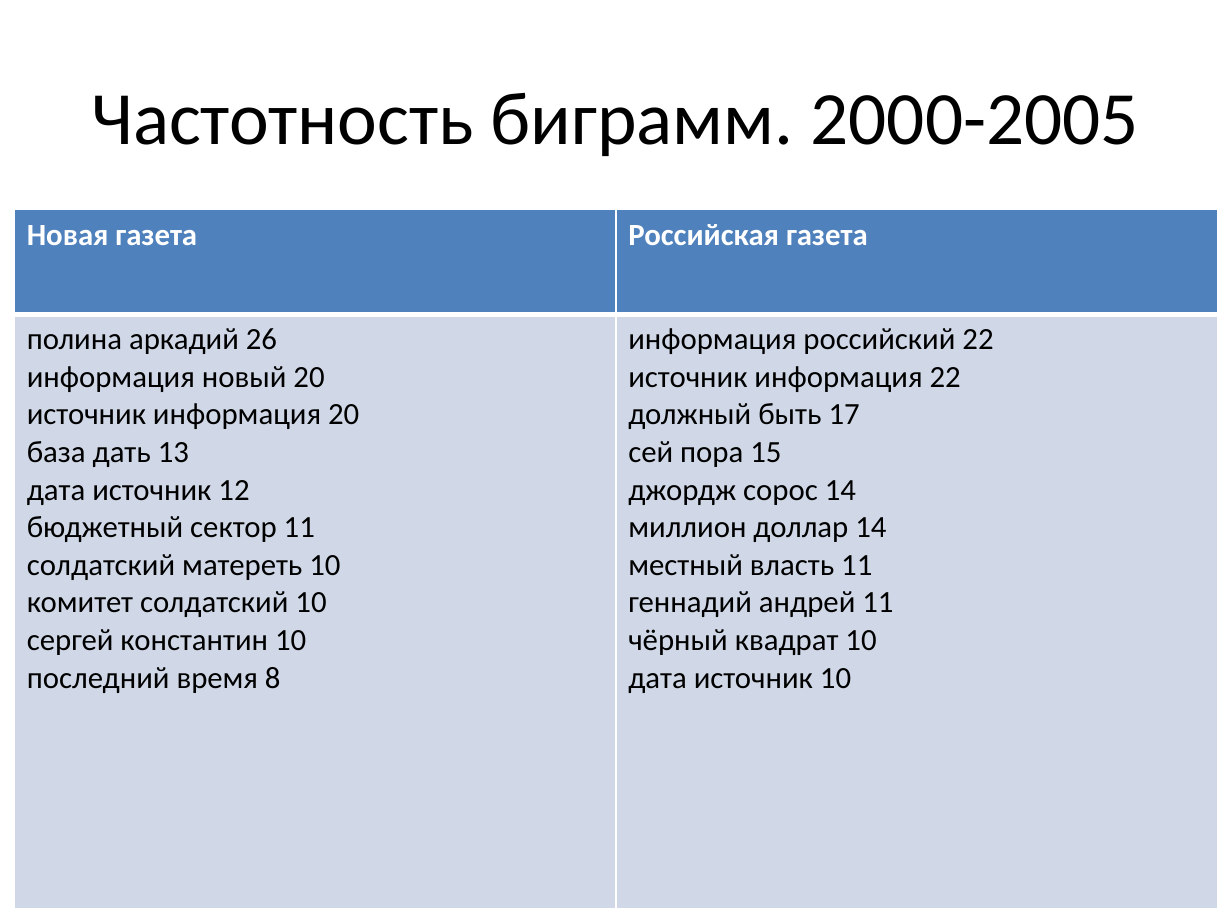
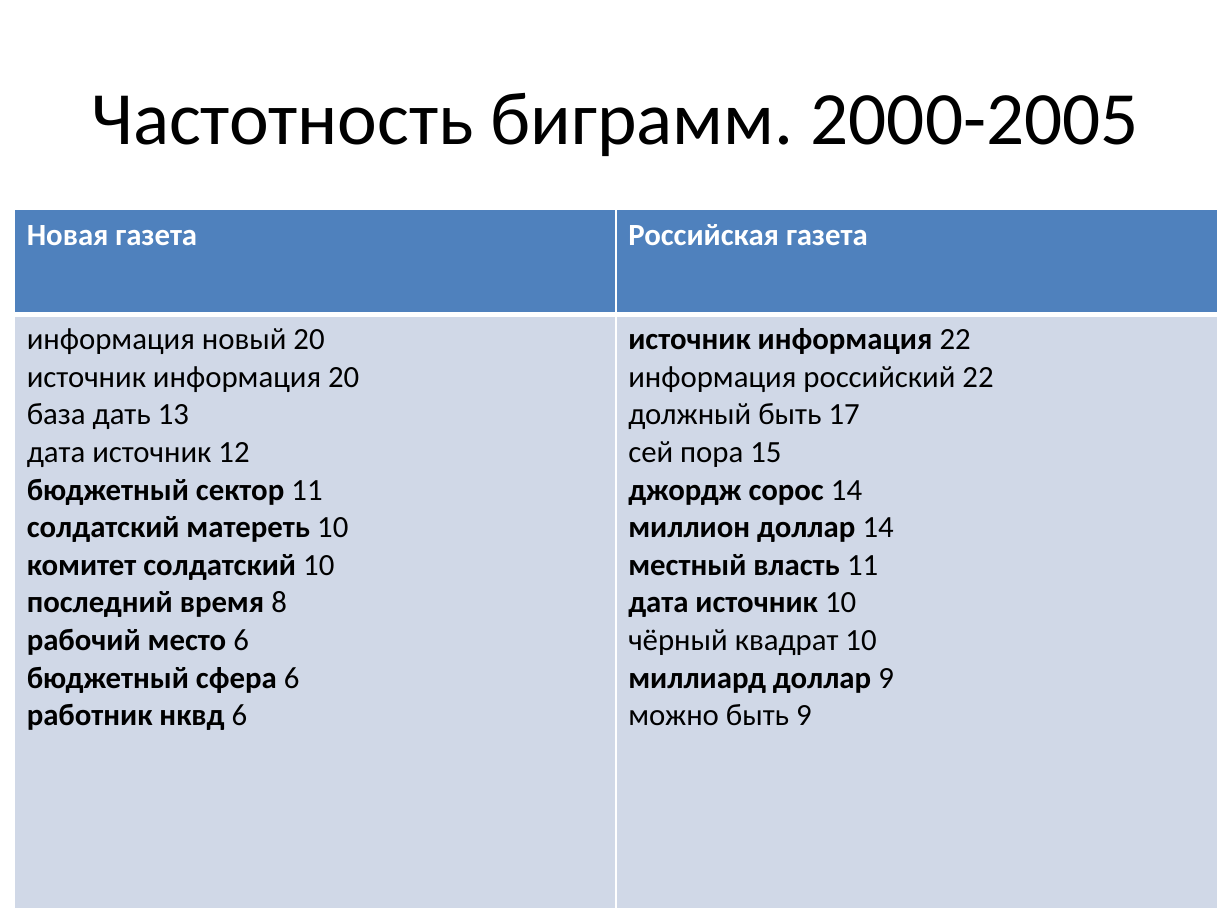
Before and after one commit to arassadin/hse_ling, a slide deck: slide 18 of ng_rg_presentation.pptx. Drawn at 1232x924 pixels with LibreOffice and Linux fonts; fonts in the diff are those of the drawing. Boxes give left, top, right and bottom in pixels: in the first picture for what was removed or moved away, otherwise in the second. Text is boxed around its words. In the diff, an @@ line names an element or a change of style, - is before the commit and + after.

```diff
--- a/ng_rg_presentation.pptx
+++ b/ng_rg_presentation.pptx
@@ table at (15, 209, 1217, 908) @@
-row 2, column 1: полина аркадий 26 / информация новый 20 / источник информация 20 / база дать 13 / дата источник 12 / бюджетный сектор 11 / солдатский матереть 10 / комитет солдатский 10 / сергей константин 10 / последний время 8
+row 2, column 1: информация новый 20 / источник информация 20 / база дать 13 / дата источник 12 / бюджетный сектор 11 / солдатский матереть 10 / комитет солдатский 10 / последний время 8 / рабочий место 6 / бюджетный сфера 6 / работник нквд 6
-row 2, column 2: информация российский 22 / источник информация 22 / должный быть 17 / сей пора 15 / джордж сорос 14 / миллион доллар 14 / местный власть 11 / геннадий андрей 11 / чёрный квадрат 10 / дата источник 10
+row 2, column 2: источник информация 22 / информация российский 22 / должный быть 17 / сей пора 15 / джордж сорос 14 / миллион доллар 14 / местный власть 11 / дата источник 10 / чёрный квадрат 10 / миллиард доллар 9 / можно быть 9
```
Also in this commit, not shown: 15 other slides changed.
